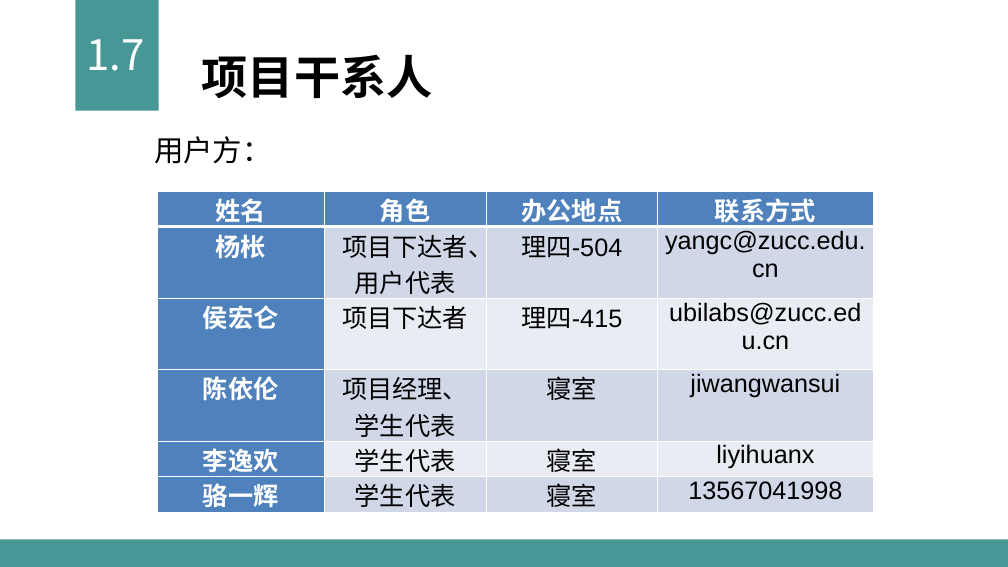
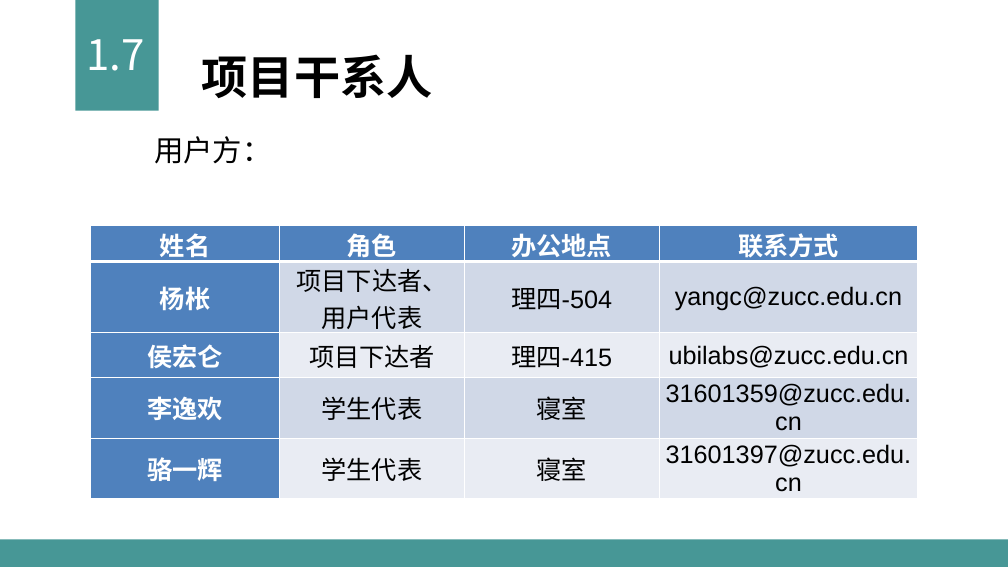
Before and after one commit to sun2009/PRD2018-G16, a slide deck: slide 11 of 受控文档/PPT/G16——需求工程计划评审0.8.0.pptx. Drawn at 1008x567 pixels with LibreOffice and Linux fonts; fonts in the diff are those of the drawing. Boxes give left, top, right and bottom in pixels: in the first picture for what was removed or moved away, otherwise in the second. Text is boxed around its words. In the diff, an @@ line names an element or a change of style, - is before the commit and + after.

Commit message:
12-12

```diff
--- a/受控文档/PPT/G16——需求工程计划评审0.8.0.pptx
+++ b/受控文档/PPT/G16——需求工程计划评审0.8.0.pptx
@@ table at [90,226,918,496] @@
-row 4: 陈依伦 | 项目经理、学生代表 | 寝室 | jiwangwansui
-row 5: 李逸欢 | 学生代表 | 寝室 | liyihuanx
-row 6: 骆一辉 | 学生代表 | 寝室 | 13567041998
+row 4: 李逸欢 | 学生代表 | 寝室 | 31601359@zucc.edu.cn
+row 5: 骆一辉 | 学生代表 | 寝室 | 31601397@zucc.edu.cn
@@ table: place and size @@
-table at [157,191,873,517]
+table at [90,226,918,496]
```
Also in this commit, not shown: 14 other slides changed, 1 slide removed.
